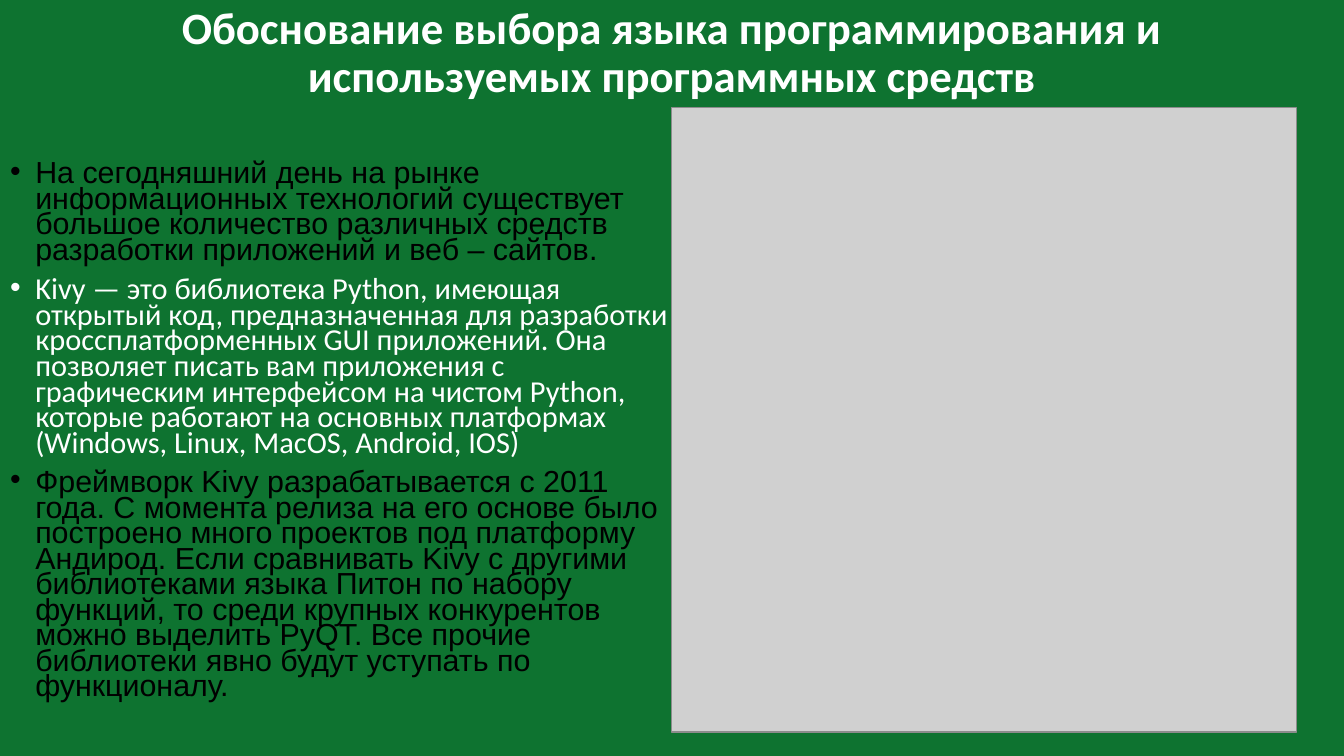
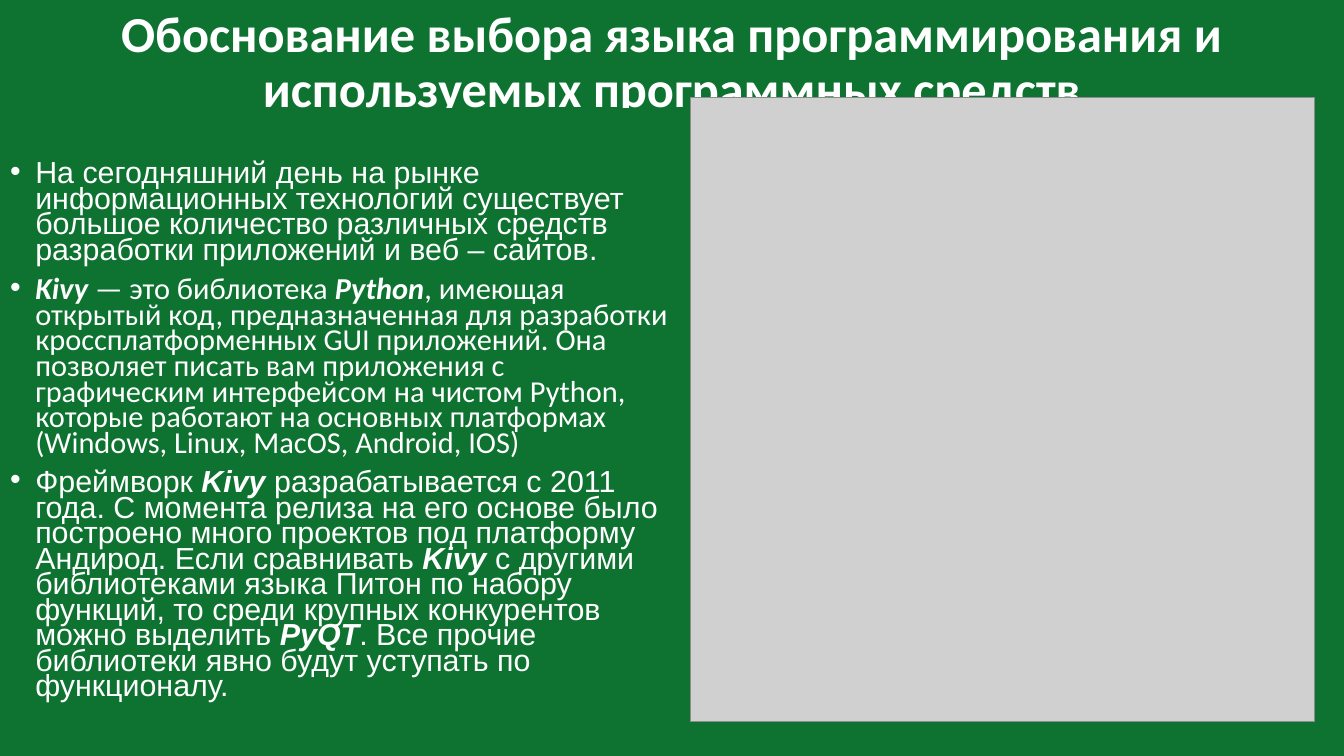
Before and after one commit to voronov-nikita/teplica-predprof, a slide deck: slide 3 of документация и презентация/Автоматизированная система удаленного управления теплицей.pptx. Drawn at 1344x756 pixels with LibreOffice and Linux fonts; fonts in the diff are those of the drawing; grey boxes stand for pictures. Boxes give left, top, right and bottom in pixels: in the first picture for what was removed or moved away, otherwise in the second. Text is boxed around its words. In the diff, an @@ line names an element or a change of style, - is before the commit and + after.

```diff
--- a/документация и презентация/Автоматизированная система удаленного управления теплицей.pptx
+++ b/документация и презентация/Автоматизированная система удаленного управления теплицей.pptx
@@ title "Обоснование выбора языка программирования и ..." at [121,17,1222,118]: size 32 to 36 pt @@
@@ text "На сегодняшний день на рынке ...": place and size @@
-text "На сегодняшний день на рынке ..." at [35,160,667,702]
+text "На сегодняшний день на рынке ..." at [0,108,691,756]
@@ text "На сегодняшний день на рынке ..." at [0,108,691,756]: text colour #000000 to #FFFFFF in "На сегодняшний день на рынке информационных технологий ...", "Фреймворк Kivy разрабатывается с 2011 года. С ..."; bold on, italic on in "Kivy Python,", "Kivy Kivy PyQT." @@
@@ picture: place and size @@
-picture at [673,108,1297,732]
+picture at [691,98,1315,722]
```
Also in this commit, not shown: 4 other slides changed.
